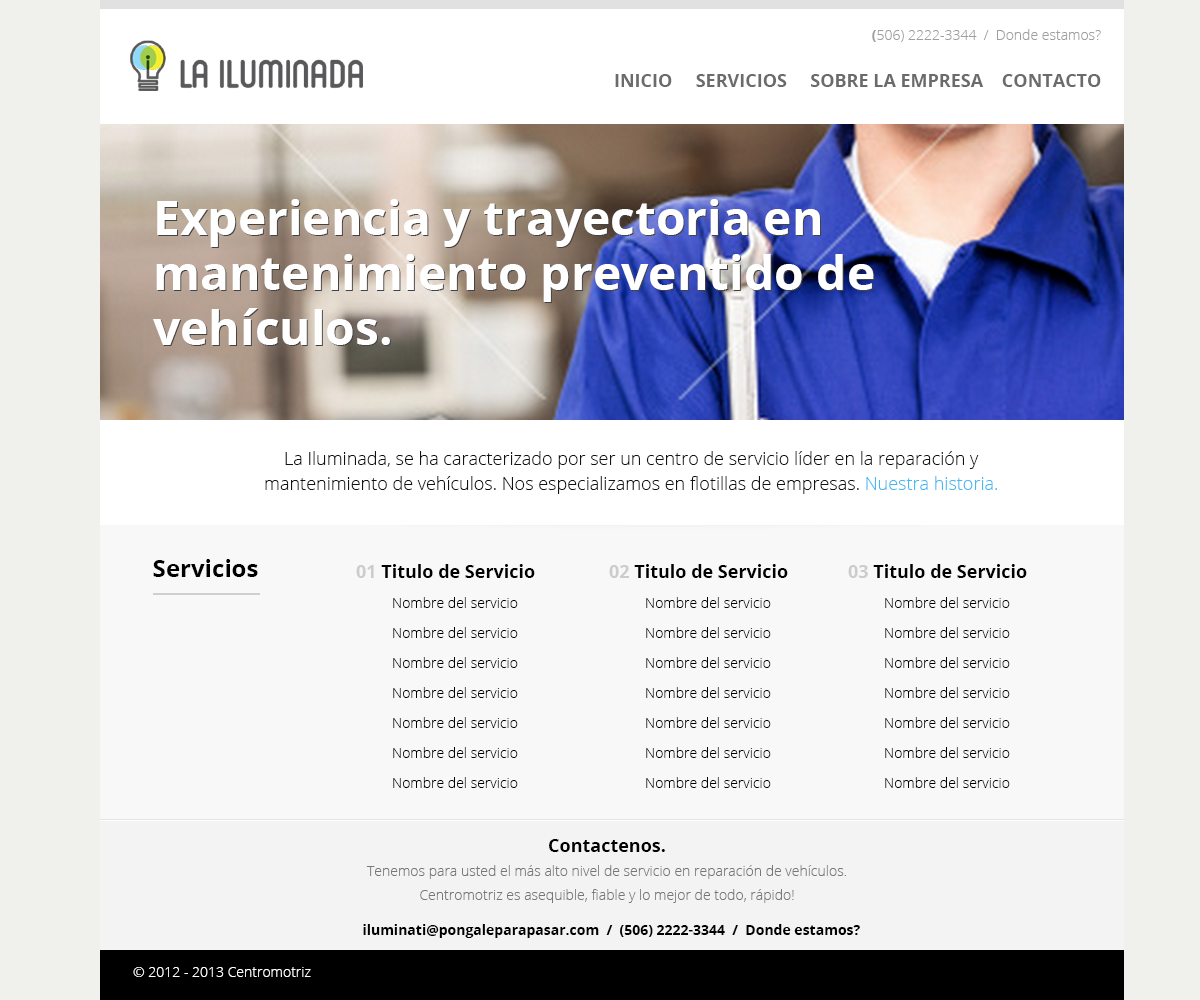
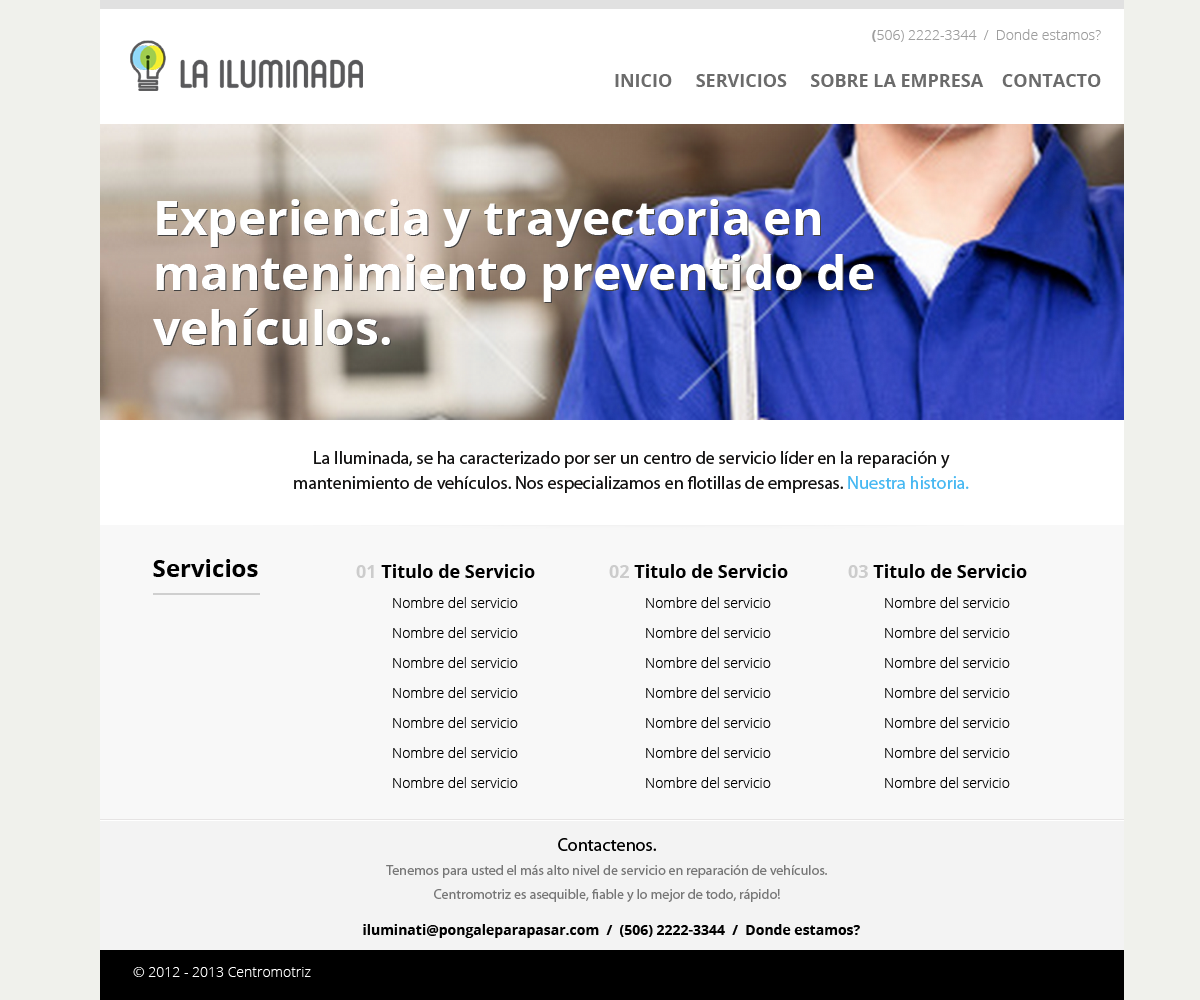
Layered file, before and after one edit (1200 × 1000). Changes by layer:
painted on "Contactenos. Tenemos para usted el más alto nivel de servicio e" over [left=366, top=838, right=846, bottom=903]
unmasked "Sub-footer" over [left=363, top=838, right=860, bottom=938]
unmasked "Footer" (2nd of 2, in "Footer") over [left=133, top=967, right=311, bottom=977]
unmasked "content-bg" over [left=153, top=559, right=1027, bottom=938]
painted on "La Iluminada, se ha caracterizado por ser un centro de servicio" over [left=265, top=451, right=997, bottom=494]
